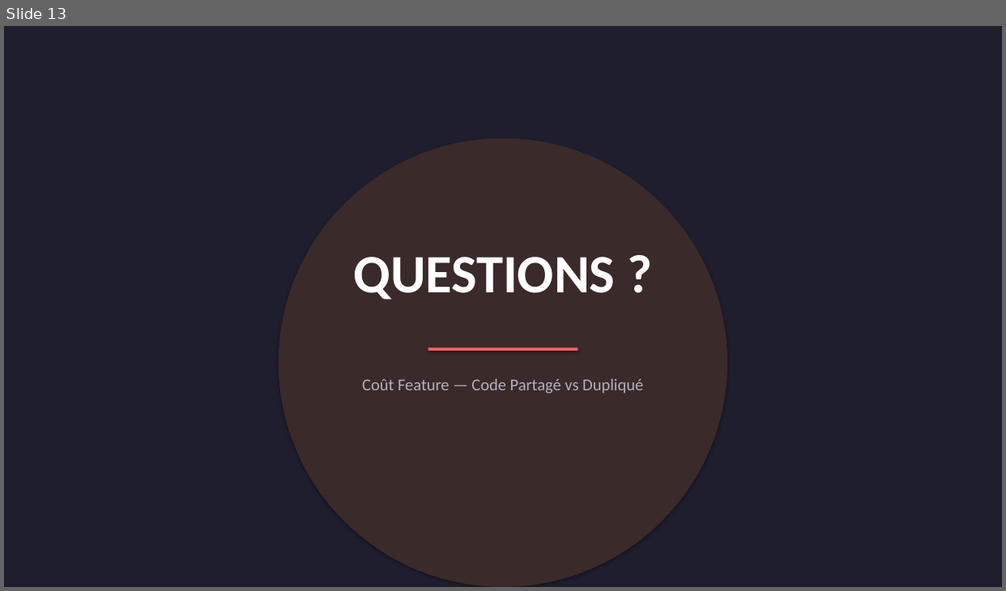
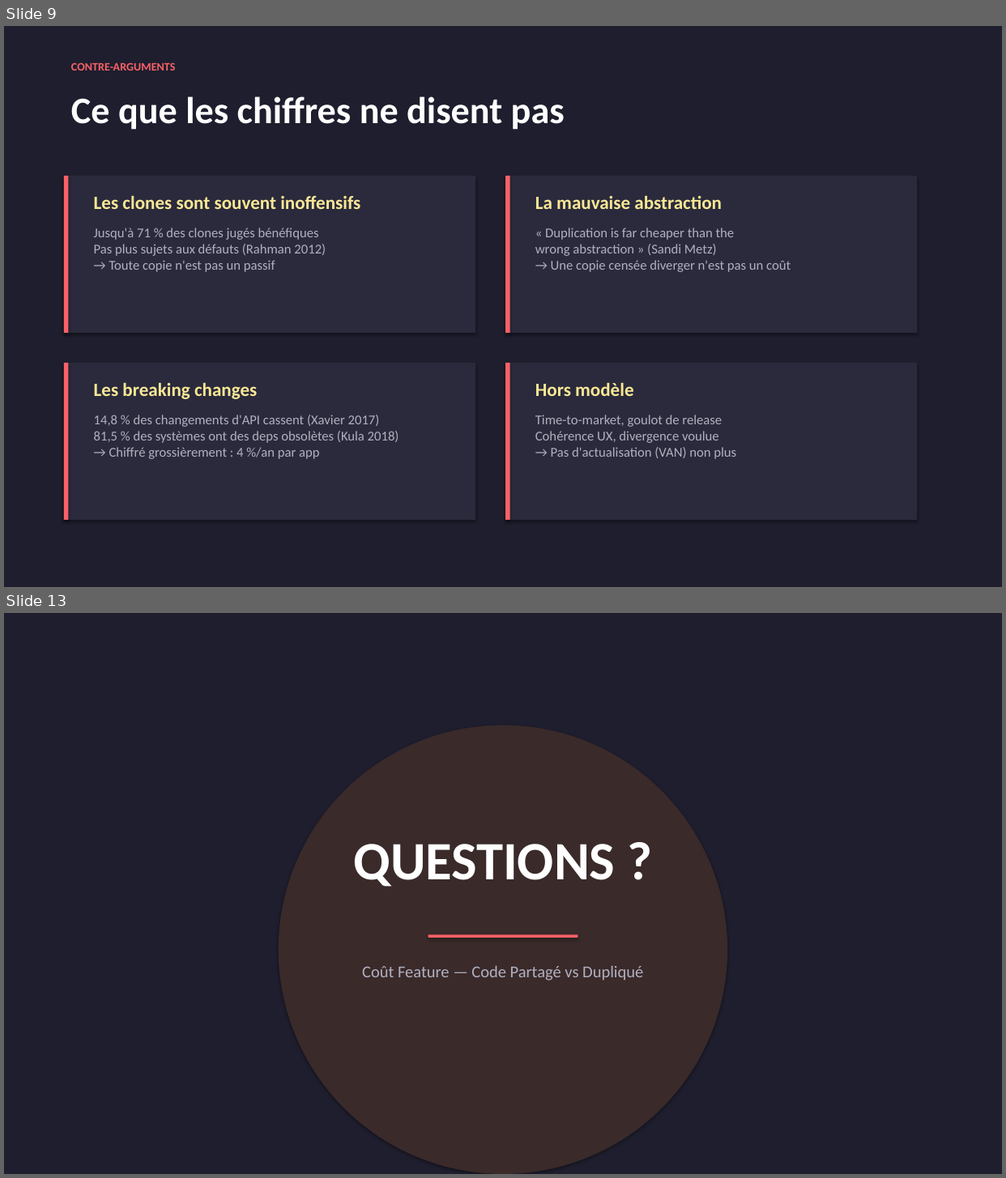
Before and after one commit to xeewi/noMigrationCost, a slide deck: docs/FR/Cout-Feature-Partage-vs-Duplication.pptx. Shown one above the other, each under a label of ours: slide 13 before the commit, slides 9 and 13 after it; the slides between them are not shown. The pictures are 1006x591 and 1006x1178 pixels, drawn with LibreOffice and Linux fonts; fonts in the diff are those of the drawing. Boxes give left, top, right and bottom in pixels: in the first picture for what was removed or moved away, otherwise in the second. Text is boxed around its words. In the diff, an @@ line names an element or a change of style, - is before the commit and + after.

```diff
--- a/docs/FR/Cout-Feature-Partage-vs-Duplication.pptx
+++ b/docs/FR/Cout-Feature-Partage-vs-Duplication.pptx
@@ slide 9 added at [4,26,1002,587], background #1E1E2E @@
@@ text added at [71,62,176,71], 11 pt, text #F96167, bold @@
+CONTRE-ARGUMENTS
@@ text added at [71,96,565,130], 36 pt, text #FFFFFF, bold @@
+Ce que les chiffres ne disent pas
@@ rectangle added at [64,176,475,333], fill #2A2A3C @@
@@ rectangle added at [64,176,68,333], fill #F96167 @@
@@ text added at [94,195,360,209], 18 pt, text #F9E795, bold @@
+Les clones sont souvent inoffensifs
@@ rectangle added at [505,176,918,333], fill #2A2A3C @@
@@ rectangle added at [505,176,510,333], fill #F96167 @@
@@ text added at [535,195,722,209], 18 pt, text #F9E795, bold @@
+La mauvaise abstraction
@@ text added at [94,228,326,272], 13 pt, text #B0B0C0 @@
+Jusqu'à 71 % des clones jugés bénéfiques
+Pas plus sujets aux défauts (Rahman 2012)
+→ Toute copie n'est pas un passif
@@ text added at [535,228,791,272], 13 pt, text #B0B0C0 @@
+« Duplication is far cheaper than the
+wrong abstraction » (Sandi Metz)
+→ Une copie censée diverger n'est pas un coût
@@ rectangle added at [64,363,475,520], fill #2A2A3C @@
@@ rectangle added at [64,363,68,520], fill #F96167 @@
@@ rectangle added at [505,363,918,520], fill #2A2A3C @@
@@ rectangle added at [505,363,510,520], fill #F96167 @@
@@ text added at [94,382,257,399], 18 pt, text #F9E795, bold @@
+Les breaking changes
@@ text added at [535,382,633,396], 18 pt, text #F9E795, bold @@
+Hors modèle
@@ text added at [94,415,399,459], 13 pt, text #B0B0C0 @@
+14,8 % des changements d'API cassent (Xavier 2017)
+81,5 % des systèmes ont des deps obsolètes (Kula 2018)
+→ Chiffré grossièrement : 4 %/an par app
@@ text added at [535,415,736,459], 13 pt, text #B0B0C0 @@
+Time-to-market, goulot de release
+Cohérence UX, divergence voulue
+→ Pas d'actualisation (VAN) non plus
```
Also in this commit, not shown: 10 slides changed, 1 other slide added, 2 slides removed, 4 other files.
